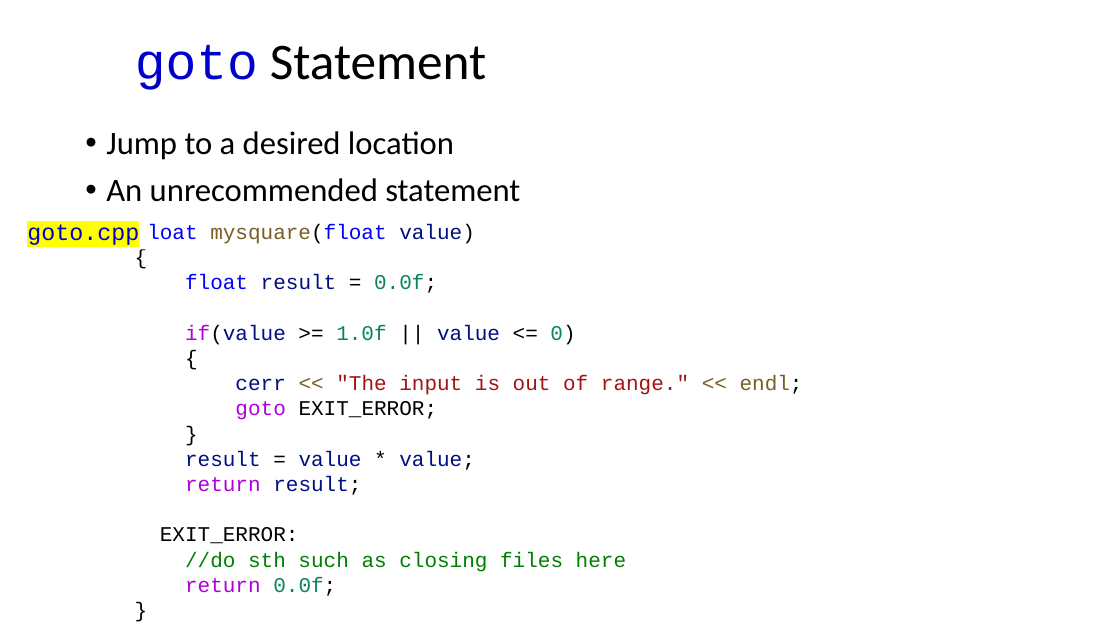
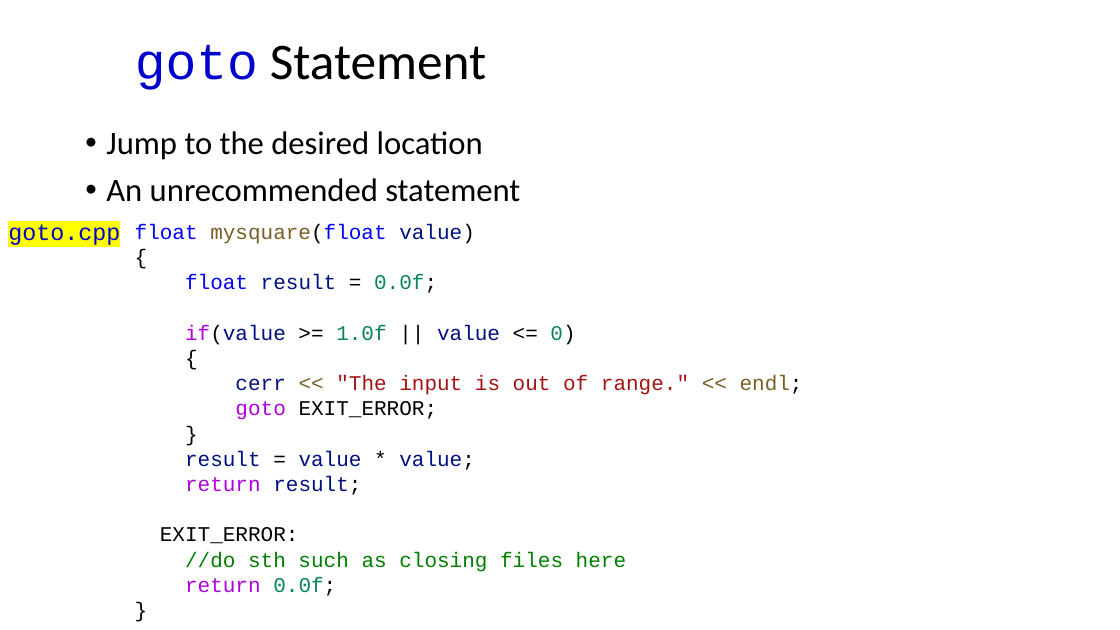
Before and after one commit to ShiqiYu/CPP, a slide deck: slide 27 of week03/Lecture03.pptx. Drawn at 1120x630 pixels with LibreOffice and Linux fonts; fonts in the diff are those of the drawing; background and template pictures are left out. Boxes give left, top, right and bottom in pixels: in the first picture for what was removed or moved away, otherwise in the second. Text is boxed around its words. In the diff, an @@ line names an element or a change of style, - is before the commit and + after.

```diff
--- a/week03/Lecture03.pptx
+++ b/week03/Lecture03.pptx
@@ text at bbox=[106, 131, 483, 160]: text changed @@
-• Jump to a desired location
+• Jump to the desired location
@@ rectangle "goto.cpp": place and size @@
-rectangle "goto.cpp" at bbox=[19, 213, 150, 250]
+rectangle "goto.cpp" at bbox=[0, 213, 130, 250]
```
Also in this commit, not shown: 1 other slide changed, 2 other files.
